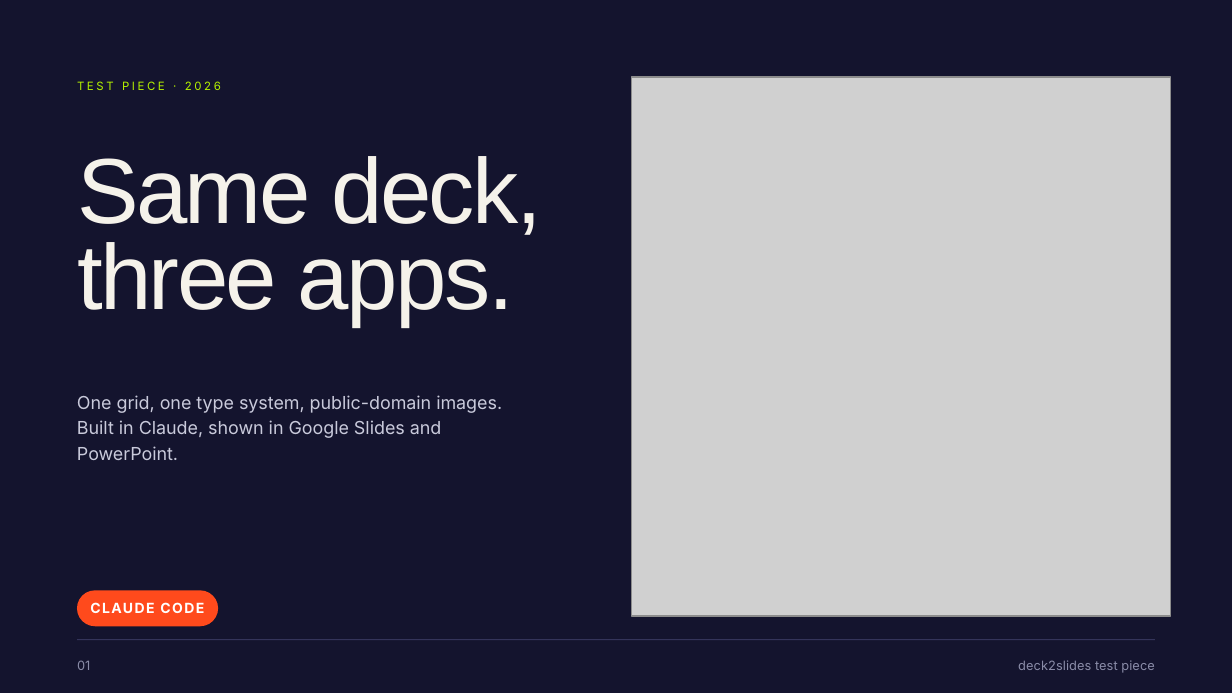
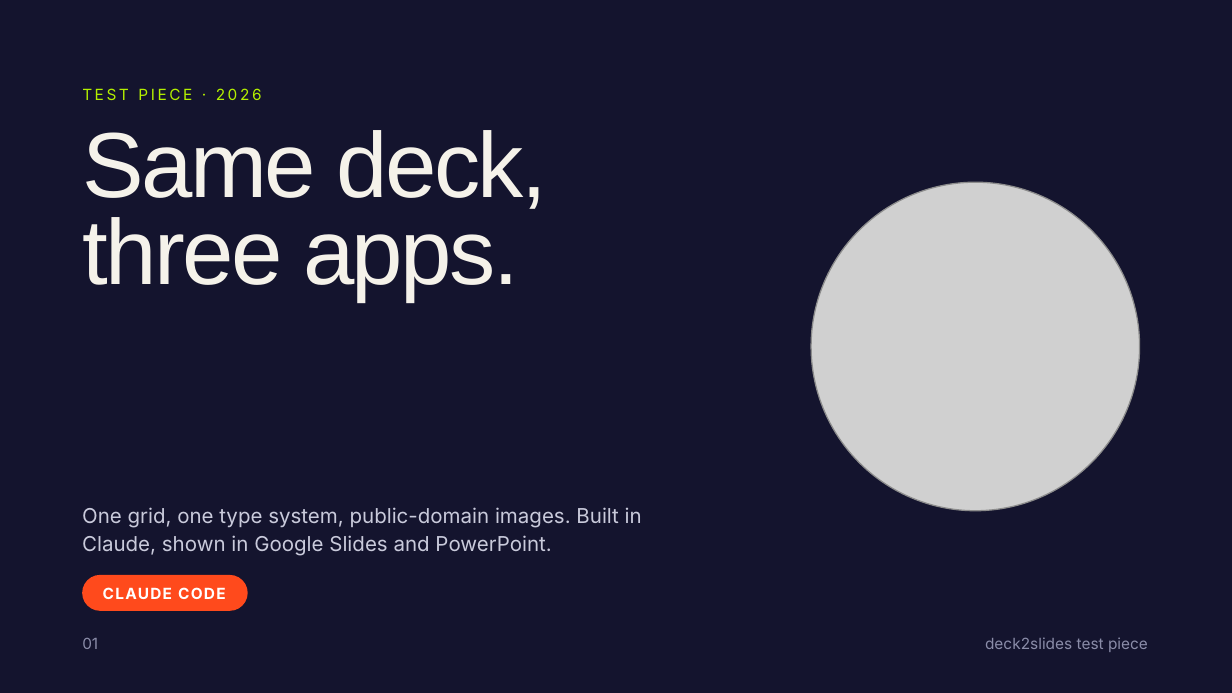
Before and after one commit to danielsamson/deck2slides, a slide deck: slide 1 of examples/five-page/five-page.pptx. Drawn at 1232x693 pixels with LibreOffice and Linux fonts; fonts in the diff are those of the drawing; grey boxes stand for pictures. Boxes give left, top, right and bottom in pixels: in the first picture for what was removed or moved away, otherwise in the second. Text is boxed around its words. In the diff, an @@ line names an element or a change of style, - is before the commit and + after.

```diff
--- a/examples/five-page/five-page.pptx
+++ b/examples/five-page/five-page.pptx
@@ text "TEST PIECE · 2026": place and size @@
-text "TEST PIECE · 2026" at bbox=[77, 81, 221, 90]
+text "TEST PIECE · 2026" at bbox=[82, 88, 262, 100]
@@ text "TEST PIECE · 2026" at bbox=[82, 88, 262, 100]: size 6.8 to 9 pt @@
@@ ellipse removed at bbox=[631, 76, 1170, 616] @@
@@ picture removed at bbox=[631, 76, 1170, 616] @@
@@ text "Same deck, three apps.": place and size @@
-text "Same deck, three apps." at bbox=[77, 156, 541, 326]
+text "Same deck, three apps." at bbox=[82, 130, 546, 301]
@@ picture added at bbox=[811, 182, 1140, 511] @@
@@ text "One grid, one type system, ...": place and size @@
-text "One grid, one type system, ..." at bbox=[77, 395, 502, 460]
+text "One grid, one type system, ..." at bbox=[82, 507, 642, 556]
@@ text "One grid, one type system, ..." at bbox=[82, 507, 642, 556]: size 10.5 to 12 pt; line spacing 1.19 to 1.15 @@
@@ rounded rectangle "CLAUDE CODE": place and size @@
-rounded rectangle "CLAUDE CODE" at bbox=[76, 590, 218, 626]
+rounded rectangle "CLAUDE CODE" at bbox=[83, 575, 248, 611]
@@ rounded rectangle "CLAUDE CODE" at bbox=[83, 575, 248, 611]: size 8.2 to 9 pt; alignment centre to left @@
@@ rectangle removed at bbox=[76, 639, 1154, 641] @@
@@ text "01": place and size @@
-text "01" at bbox=[77, 660, 90, 670]
+text "01" at bbox=[82, 638, 98, 649]
@@ text "01" at bbox=[82, 638, 98, 649]: size 7.5 to 9 pt; line spacing 1.17 to 0.84 @@
@@ text "deck2slides test piece": place and size @@
-text "deck2slides test piece" at bbox=[1018, 660, 1154, 673]
+text "deck2slides test piece" at bbox=[985, 637, 1148, 652]
@@ text "deck2slides test piece" at bbox=[985, 637, 1148, 652]: size 7.5 to 9 pt; alignment right to left; line spacing 1.17 to 0.84 @@
```
Also in this commit, not shown: 4 other slides changed, 17 other files.
